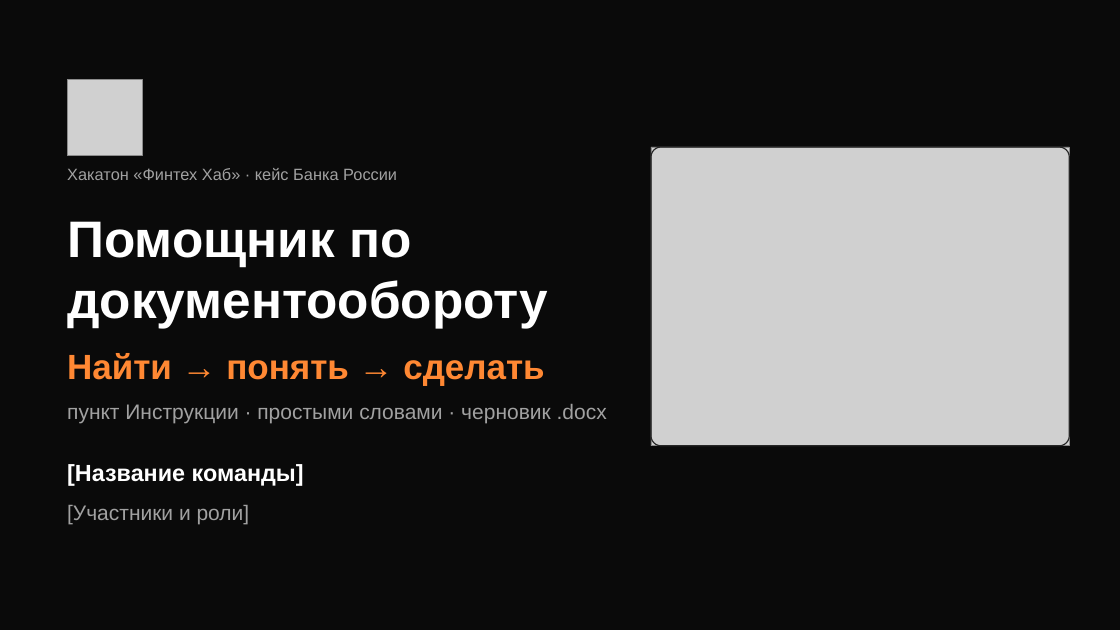
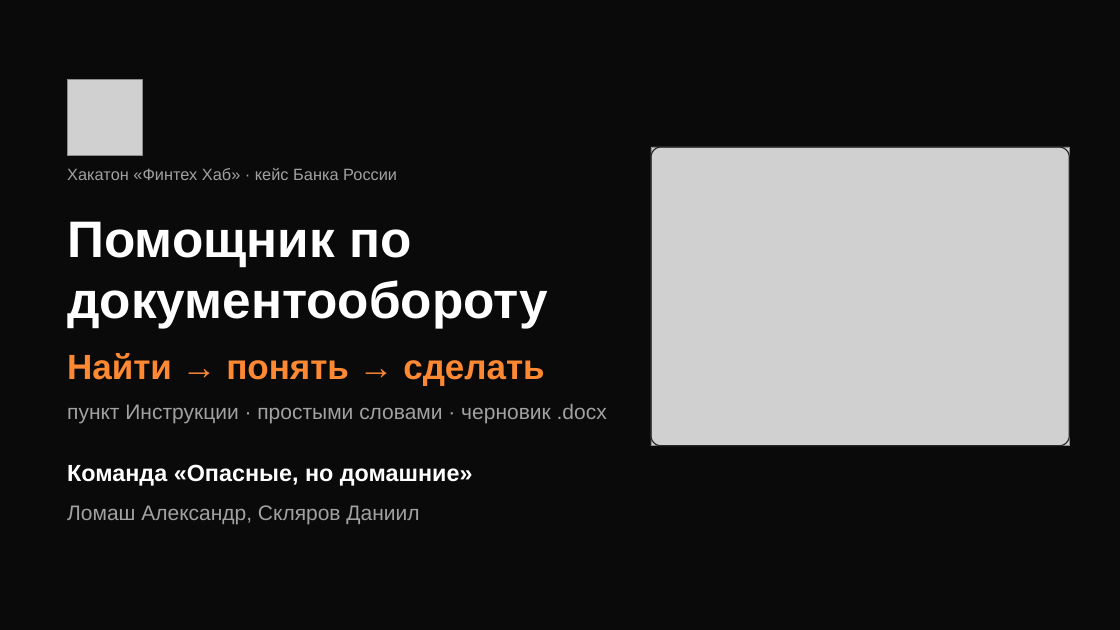
Before and after one commit to LomashAD/hackathon2026dgtu, a slide deck: slide 1 of docs/presentation/presentation.pptx. Drawn at 1120x630 pixels with LibreOffice and Linux fonts; fonts in the diff are those of the drawing; grey boxes stand for pictures. Boxes give left, top, right and bottom in pixels: in the first picture for what was removed or moved away, otherwise in the second. Text is boxed around its words. In the diff, an @@ line names an element or a change of style, - is before the commit and + after.

```diff
--- a/docs/presentation/presentation.pptx
+++ b/docs/presentation/presentation.pptx
@@ text at (67, 464, 473, 486): text changed @@
-[Название команды]
+Команда «Опасные, но домашние»
@@ text at (67, 505, 419, 525): text changed @@
-[Участники и роли]
+Ломаш Александр, Скляров Даниил
```
Also in this commit, not shown: 1 other slide changed, 8 slides removed, 9 other files.
